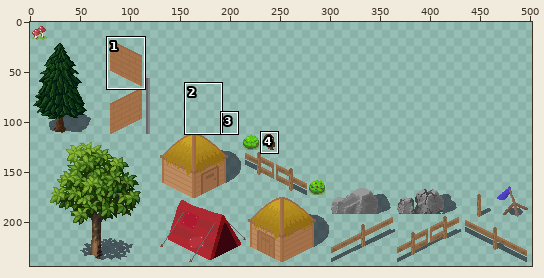
Sprite sheet -- assets/packs/objects.png. The picture above shows the old version from afar; the outline marks the close-up.
Close-up. Before the edit:
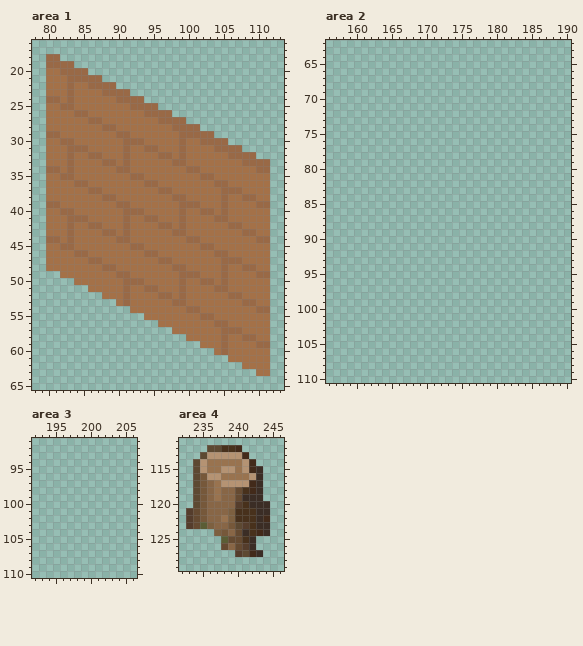
The file is 512x256 pixels. Colours within 5 levels of each other are drawn and written as one. Shown: area 1: x 78..113, y 16..65; area 2: x 156..190, y 62..110; area 3: x 192..206, y 91..110; area 4: x 232..246, y 111..129. The wide view leaves out empty margins. The commit also changed other parts of the picture, which this record leaves out.
Once edited:
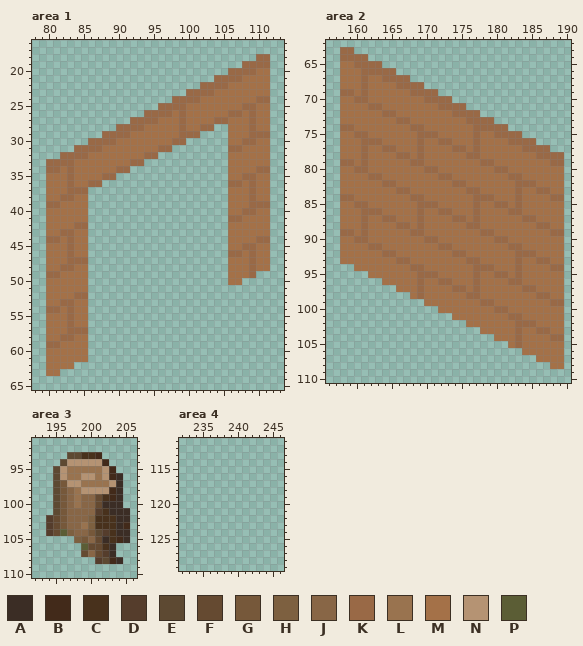
Palette (. is transparent): A #3b2d25  B #422a1a  C #48311c  D #553d2c  E #5d4932  F #654a31  G #76583a  H #7d6040  J #886646  K #996946  L #99734f  M #a47148  N #b59373  P #5b5d35
Edits made:
--- area 1
@@ x 78..113 @@
 17 ....................................
-18 ..KK................................
-19 ..KKKK..............................
-20 ..MMKKKK............................
-21 ..MMMKKKKK..........................
-22 ..MMMKMMKKKK........................
-23 ..MMMKMMMMKKKK......................
-24 ..KKMKMMMMMMKKKK....................
-25 ..MMKKMMMMMMMMKKKK..................
-26 ..MMMMKKMMMMMMMMKKKK................
-27 ..MMMMMMKKMMMMMMMMKKKK..............
-28 ..MMMMMMMMKKMMMMMMMMKKKK............
-29 ..KKMMMMMMMMKKMMMMMMMKKKKK..........
-30 ..MMKKMMMMMMMKKKMMMMMKMMKKKK........
-31 ..MMMKKKMMMMMKMMKKMMMKMMMMKKKK......
-32 ..MMMKMMKKMMMKMMMMKKMKMMMMMMKKKK....
-33 ..MMMKMMMMKKMKMMMMMMKKMMMMMMMMKKKK..
-34 ..KKMKMMMMMMKKMMMMMMMMKKMMMMMMMMKK..
-35 ..MMKKMMMMMMMMKKMMMMMMMMKKMMMMMMMM..
-36 ..MMMMKKMMMMMMMMKKMMMMMMMMKKMMMMMM..
-37 ..MMMMMMKKMMMMMMMMKKMMMMMMMKKKMMMM..
-38 ..MMMMMMMMKKMMMMMMMMKKMMMMMKMMKKMM..
-39 ..KKMMMMMMMMKKMMMMMMMKKKMMMKMMMMKK..
-40 ..MMKKMMMMMMMKKKMMMMMKMMKKMKMMMMMM..
-41 ..MMMKKKMMMMMKMMKKMMMKMMMMKKMMMMMM..
-42 ..MMMKMMKKMMMKMMMMKKMKMMMMMMKKMMMM..
-43 ..MMMKMMMMKKMKMMMMMMKKMMMMMMMMKKMM..
-44 ..KKMKMMMMMMKKMMMMMMMMKKMMMMMMMMKK..
-45 ..MMKKMMMMMMMMKKMMMMMMMMKKMMMMMMMM..
-46 ..MMMMKKMMMMMMMMKKMMMMMMMMKKMMMMMM..
-47 ..MMMMMMKKMMMMMMMMKKMMMMMMMKKKMMMM..
-48 ..MMMMMMMMKKMMMMMMMMKKMMMMMKMMKKMM..
-49 ....MMMMMMMMKKMMMMMMMKKKMMMKMMMMKK..
-50 ......MMMMMMMKKKMMMMMKMMKKMKMMMMMM..
-51 ........MMMMMKMMKKMMMKMMMMKKMMMMMM..
-52 ..........MMMKMMMMKKMKMMMMMMKKMMMM..
-53 ............MKMMMMMMKKMMMMMMMMKKMM..
-54 ..............MMMMMMMMKKMMMMMMMMKK..
-55 ................MMMMMMMMKKMMMMMMMM..
-56 ..................MMMMMMMMKKMMMMMM..
-57 ....................MMMMMMMKKKMMMM..
-58 ......................MMMMMKMMKKMM..
-59 ........................MMMKMMMMKK..
-60 ..........................MKMMMMMM..
-61 ............................MMMMMM..
-62 ..............................MMMM..
-63 ................................MM..
+18 ................................KK..
+19 ..............................KKKK..
+20 ............................KKKKMM..
+21 ..........................KKKKMMMM..
+22 ........................KKKKMMMMMM..
+23 ......................KKKKMMMMMMMM..
+24 ....................KKKKMMMMMMMMKK..
+25 ..................KKKKMMMMMMMMKKMM..
+26 ................KKKKMKMMMMMMKKMKMM..
+27 ..............KKKKMMMKMMMMKKMMMKMM..
+28 ............KKKKMMMMMKMMKK..MMMKMM..
+29 ..........KKKKMMMMMMMKKK....MMMKKK..
+30 ........KKKKMMMMMMMMKK......MMKKMM..
+31 ......KKKKMMMMMMMMKK........KKMMMM..
+32 ....KKKKMMMMMMMMKK..........MMMMMM..
+33 ..KKKKMMMMMMMMKK............MMMMMM..
+34 ..KKMKMMMMMMKK..............MMMMKK..
+35 ..MMMKMMMMKK................MMKKMM..
+36 ..MMMKMMKK..................KKMKMM..
+37 ..MMMKKK....................MMMKMM..
+38 ..MMKKMM....................MMMKMM..
+39 ..KKMMMM....................MMMKKK..
+40 ..MMMMMM....................MMKKMM..
+41 ..MMMMMM....................KKMMMM..
+42 ..MMMMKK....................MMMMMM..
+43 ..MMKKMM....................MMMMMM..
+44 ..KKMKMM....................MMMMKK..
+45 ..MMMKMM....................MMKKMM..
+46 ..MMMKMM....................KKMKMM..
+47 ..MMMKKK....................MMMKMM..
+48 ..MMKKMM....................MMMKMM..
+49 ..KKMMMM....................MMMK....
+50 ..MMMMMM....................MM......
+51 ..MMMMMM............................
+52 ..MMMMKK............................
+53 ..MMKKMM............................
+54 ..KKMKMM............................
+55 ..MMMKMM............................
+56 ..MMMKMM............................
+57 ..MMMKKK............................
+58 ..MMKKMM............................
+59 ..KKMMMM............................
+60 ..MMMMMM............................
+61 ..MMMMMM............................
+62 ..MMMM..............................
+63 ..MM................................
 64 ....................................
--- area 2
@@ x 156..190 @@
  62 ...................................
- 63 ...................................
- 64 ...................................
- 65 ...................................
- 66 ...................................
- 67 ...................................
- 68 ...................................
- 69 ...................................
- 70 ...................................
- 71 ...................................
- 72 ...................................
- 73 ...................................
- 74 ...................................
- 75 ...................................
- 76 ...................................
- 77 ...................................
- 78 ...................................
- 79 ...................................
- 80 ...................................
- 81 ...................................
- 82 ...................................
- 83 ...................................
- 84 ...................................
- 85 ...................................
- 86 ...................................
- 87 ...................................
- 88 ...................................
- 89 ...................................
- 90 ...................................
- 91 ...................................
- 92 ...................................
- 93 ...................................
- 94 ...................................
- 95 ...................................
- 96 ...................................
- 97 ...................................
- 98 ...................................
- 99 ...................................
-100 ...................................
-101 ...................................
-102 ...................................
-103 ...................................
-104 ...................................
-105 ...................................
-106 ...................................
-107 ...................................
-108 ...................................
+ 63 ..KK...............................
+ 64 ..KKKK.............................
+ 65 ..MMKKKK...........................
+ 66 ..MMMKKKKK.........................
+ 67 ..MMMKMMKKKK.......................
+ 68 ..MMMKMMMMKKKK.....................
+ 69 ..KKMKMMMMMMKKKK...................
+ 70 ..MMKKMMMMMMMMKKKK.................
+ 71 ..MMMMKKMMMMMMMMKKKK...............
+ 72 ..MMMMMMKKMMMMMMMMKKKK.............
+ 73 ..MMMMMMMMKKMMMMMMMMKKKK...........
+ 74 ..KKMMMMMMMMKKMMMMMMMKKKKK.........
+ 75 ..MMKKMMMMMMMKKKMMMMMKMMKKKK.......
+ 76 ..MMMKKKMMMMMKMMKKMMMKMMMMKKKK.....
+ 77 ..MMMKMMKKMMMKMMMMKKMKMMMMMMKKKK...
+ 78 ..MMMKMMMMKKMKMMMMMMKKMMMMMMMMKKKK.
+ 79 ..KKMKMMMMMMKKMMMMMMMMKKMMMMMMMMKK.
+ 80 ..MMKKMMMMMMMMKKMMMMMMMMKKMMMMMMMM.
+ 81 ..MMMMKKMMMMMMMMKKMMMMMMMMKKMMMMMM.
+ 82 ..MMMMMMKKMMMMMMMMKKMMMMMMMKKKMMMM.
+ 83 ..MMMMMMMMKKMMMMMMMMKKMMMMMKMMKKMM.
+ 84 ..KKMMMMMMMMKKMMMMMMMKKKMMMKMMMMKK.
+ 85 ..MMKKMMMMMMMKKKMMMMMKMMKKMKMMMMMM.
+ 86 ..MMMKKKMMMMMKMMKKMMMKMMMMKKMMMMMM.
+ 87 ..MMMKMMKKMMMKMMMMKKMKMMMMMMKKMMMM.
+ 88 ..MMMKMMMMKKMKMMMMMMKKMMMMMMMMKKMM.
+ 89 ..KKMKMMMMMMKKMMMMMMMMKKMMMMMMMMKK.
+ 90 ..MMKKMMMMMMMMKKMMMMMMMMKKMMMMMMMM.
+ 91 ..MMMMKKMMMMMMMMKKMMMMMMMMKKMMMMMM.
+ 92 ..MMMMMMKKMMMMMMMMKKMMMMMMMKKKMMMM.
+ 93 ..MMMMMMMMKKMMMMMMMMKKMMMMMKMMKKMM.
+ 94 ....MMMMMMMMKKMMMMMMMKKKMMMKMMMMKK.
+ 95 ......MMMMMMMKKKMMMMMKMMKKMKMMMMMM.
+ 96 ........MMMMMKMMKKMMMKMMMMKKMMMMMM.
+ 97 ..........MMMKMMMMKKMKMMMMMMKKMMMM.
+ 98 ............MKMMMMMMKKMMMMMMMMKKMM.
+ 99 ..............MMMMMMMMKKMMMMMMMMKK.
+100 ................MMMMMMMMKKMMMMMMMM.
+101 ..................MMMMMMMMKKMMMMMM.
+102 ....................MMMMMMMKKKMMMM.
+103 ......................MMMMMKMMKKMM.
+104 ........................MMMKMMMMKK.
+105 ..........................MKMMMMMM.
+106 ............................MMMMMM.
+107 ..............................MMMM.
+108 ................................MM.
 109 ...................................
--- area 3
@@ x 192..206 @@
  92 ...............
- 93 ...............
- 94 ...............
- 95 ...............
- 96 ...............
- 97 ...............
- 98 ...............
- 99 ...............
-100 ...............
-101 ...............
-102 ...............
-103 ...............
-104 ...............
-105 ...............
-106 ...............
-107 ...............
-108 ...............
+ 93 .....EECCB.....
+ 94 ....ENNNNNB....
+ 95 ...ENLLLLLNB...
+ 96 ...ENLLNNLNBA..
+ 97 ...EGNNLLLLNA..
+ 98 ...EGJLNNNNBA..
+ 99 ...EGJLJJFCBA..
+100 ...EGJLJJFAAA..
+101 ...EGJJJJDCAAA.
+102 ..DFGJJJHCCCAA.
+103 ..DFGJJLHCCCAB.
+104 ..DFPHJJGEDCAA.
+105 ......HGJFACBA.
+106 .......PFFCA...
+107 .......FJFDA...
+108 .........DEBA..
 109 ...............
--- area 4
@@ x 232..246 @@
 111 ...............
-112 ....EECCB......
-113 ...ENNNNNB.....
-114 ..ENLLLLLNB....
-115 ..ENLLNNLNBA...
-116 ..EGNNLLLLNA...
-117 ..EGJLNNNNBA...
-118 ..EGJLJJFCBA...
-119 ..EGJLJJFAAA...
-120 ..EGJJJJDCAAA..
-121 .DFGJJJHCCCAA..
-122 .DFGJJLHCCCAB..
-123 .DFPHJJGEDCAA..
-124 .....HGJFACBA..
-125 ......PFFCA....
-126 ......FJFDA....
-127 ........DEBA...
+112 ...............
+113 ...............
+114 ...............
+115 ...............
+116 ...............
+117 ...............
+118 ...............
+119 ...............
+120 ...............
+121 ...............
+122 ...............
+123 ...............
+124 ...............
+125 ...............
+126 ...............
+127 ...............
 128 ...............
Boxes around the changes in both close-ups, in picture pixels (x1, y1, x2, y2):
changed: (46, 54, 270, 376)
added: (340, 47, 564, 369)
added: (46, 452, 130, 564)
erased: (186, 445, 270, 557)
